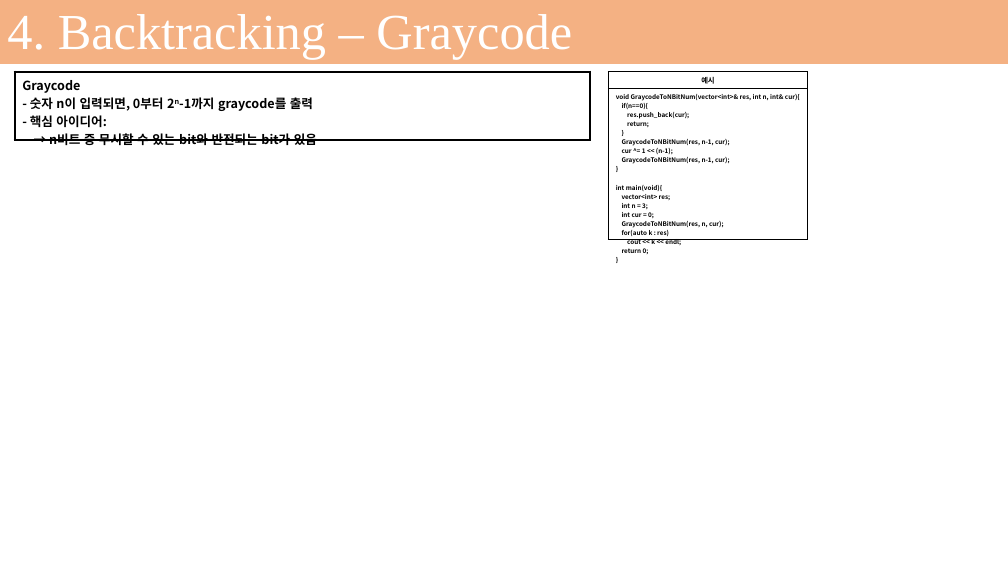
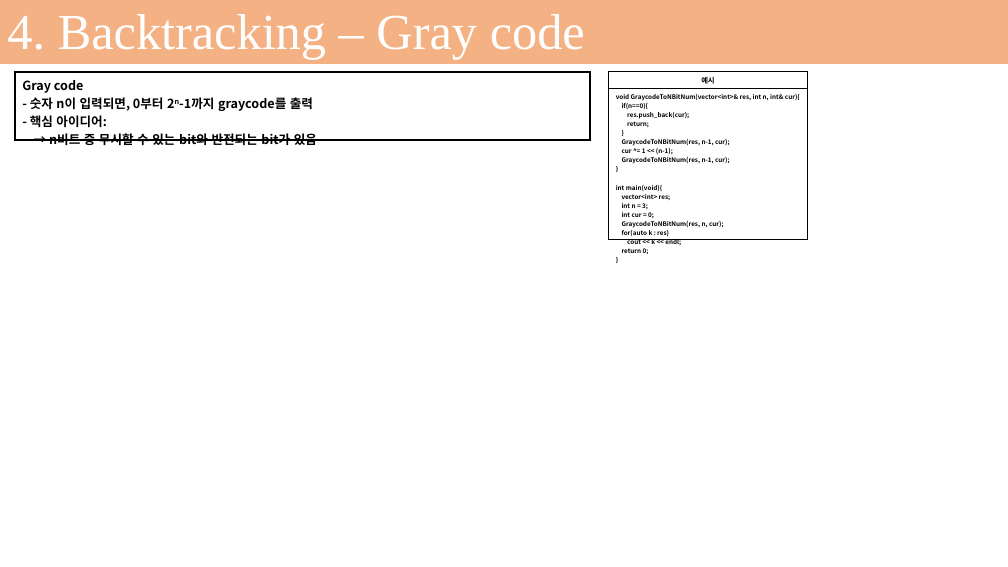
Before and after one commit to seonghokim/Study, a slide deck: slide 63 of Study Material/Algorithm in c++.pptx (slide 62 before the commit). Drawn at 1008x567 pixels with LibreOffice and Linux fonts; fonts in the diff are those of the drawing; background and template pictures are left out. Boxes give left, top, right and bottom in pixels: in the first picture for what was removed or moved away, otherwise in the second. Text is boxed around its words. In the diff, an @@ line names an element or a change of style, - is before the commit and + after.

```diff
--- a/Study Material/Algorithm in c++.pptx
+++ b/Study Material/Algorithm in c++.pptx
@@ text in rectangle at [7,14,585,59]: spaces changed @@
-4. Backtracking – Graycode
+4. Backtracking – Gray code
@@ table at [14,72,591,149] @@
-row 1, column 1: Graycode / - 숫자 n이 입력되면, 0부터 2n-1까지 graycode를 출력 / - 핵심 아이디어: / → n비트 중 무시할 수 있는 bit와 반전되는 bit가 있음
+row 1, column 1: Gray code / - 숫자 n이 입력되면, 0부터 2n-1까지 graycode를 출력 / - 핵심 아이디어: / → n비트 중 무시할 수 있는 bit와 반전되는 bit가 있음
```
Also in this commit, not shown: 1 other slide changed, 2 slides added, 2 other files.
